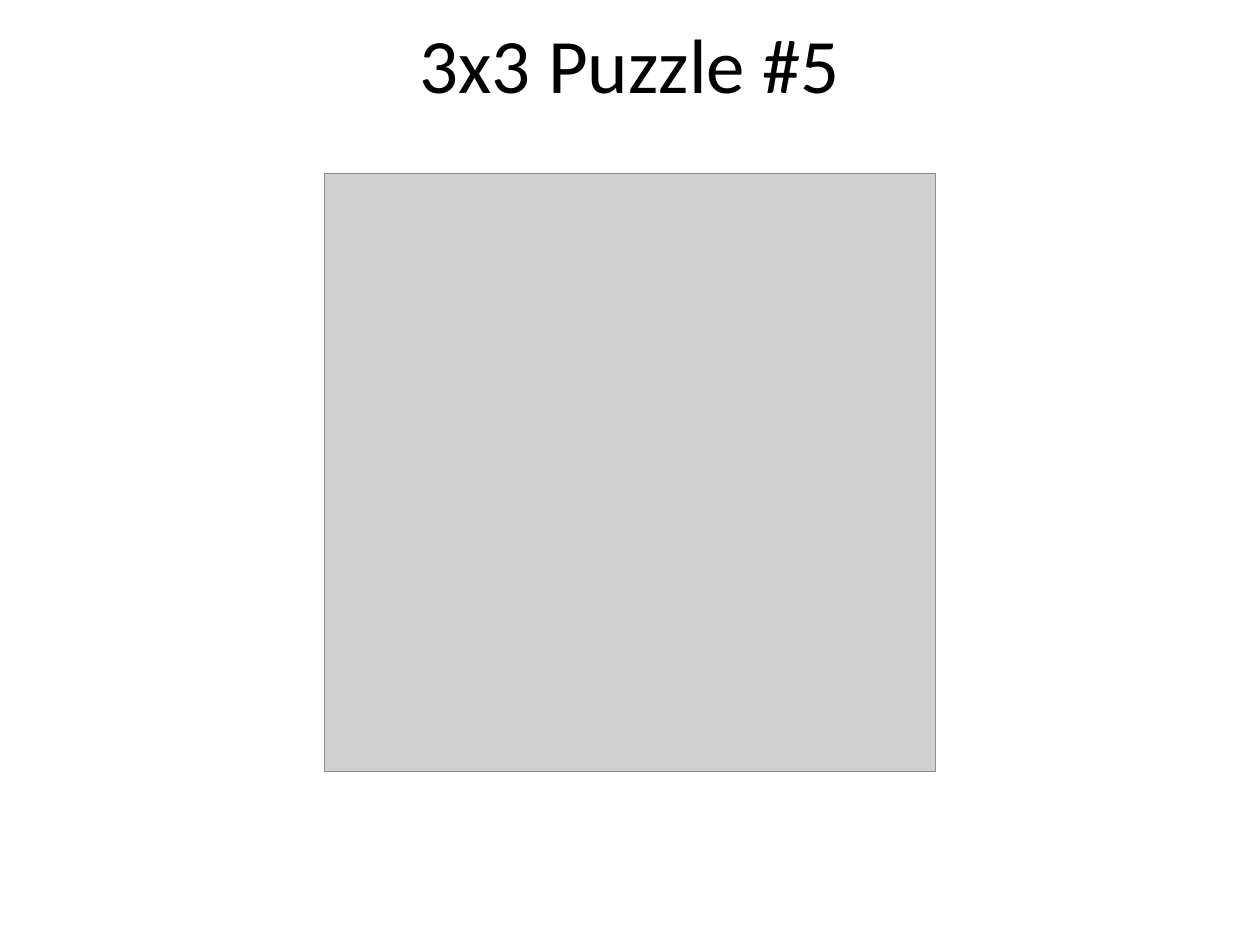
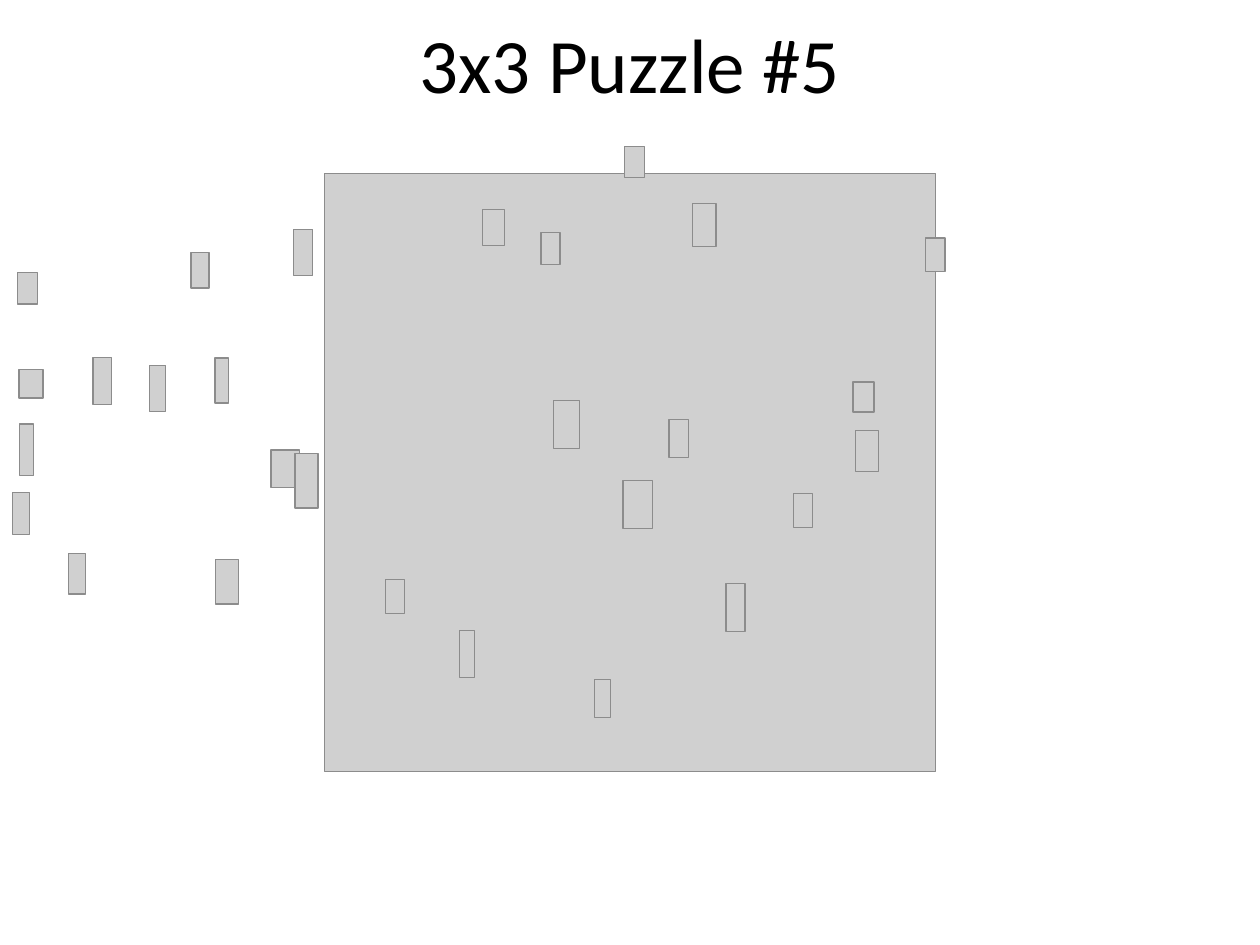
Before and after one commit to topaz11100/25_1_AL, a slide deck: slide 12 of 3/hw3.ppt. Drawn at 1260x945 pixels with LibreOffice and Linux fonts; fonts in the diff are those of the drawing; grey boxes stand for pictures; background and template pictures are left out. Boxes give left, top, right and bottom in pixels: in the first picture for what was removed or moved away, otherwise in the second. Text is boxed around its words. In the diff, an @@ line names an element or a change of style, - is before the commit and + after.

```diff
--- a/3/hw3.ppt
+++ b/3/hw3.ppt
@@ picture added at (x1=624, y1=146, x2=644, y2=176) @@
@@ picture added at (x1=483, y1=209, x2=505, y2=244) @@
@@ picture added at (x1=693, y1=203, x2=717, y2=246) @@
@@ picture added at (x1=294, y1=229, x2=312, y2=276) @@
@@ picture added at (x1=541, y1=233, x2=559, y2=265) @@
@@ picture added at (x1=926, y1=238, x2=945, y2=271) @@
@@ picture added at (x1=192, y1=253, x2=209, y2=289) @@
@@ picture added at (x1=18, y1=272, x2=38, y2=304) @@
@@ picture added at (x1=93, y1=358, x2=112, y2=404) @@
@@ picture added at (x1=215, y1=358, x2=229, y2=403) @@
@@ picture added at (x1=19, y1=369, x2=43, y2=398) @@
@@ picture added at (x1=149, y1=365, x2=165, y2=412) @@
@@ picture added at (x1=853, y1=382, x2=874, y2=412) @@
@@ picture added at (x1=553, y1=401, x2=580, y2=449) @@
@@ picture added at (x1=20, y1=423, x2=34, y2=475) @@
@@ picture added at (x1=669, y1=420, x2=689, y2=457) @@
@@ picture added at (x1=856, y1=431, x2=879, y2=471) @@
@@ picture added at (x1=271, y1=450, x2=300, y2=488) @@
@@ picture added at (x1=295, y1=454, x2=318, y2=509) @@
@@ picture added at (x1=13, y1=493, x2=29, y2=534) @@
@@ picture added at (x1=622, y1=481, x2=651, y2=529) @@
@@ picture added at (x1=794, y1=494, x2=813, y2=528) @@
@@ picture added at (x1=68, y1=553, x2=86, y2=593) @@
@@ picture added at (x1=215, y1=559, x2=239, y2=604) @@
@@ picture added at (x1=386, y1=580, x2=404, y2=614) @@
@@ picture added at (x1=726, y1=583, x2=745, y2=633) @@
@@ picture added at (x1=460, y1=630, x2=475, y2=677) @@
@@ picture added at (x1=595, y1=679, x2=611, y2=717) @@
```
Also in this commit, not shown: 1 other slide changed, 4 other files.
